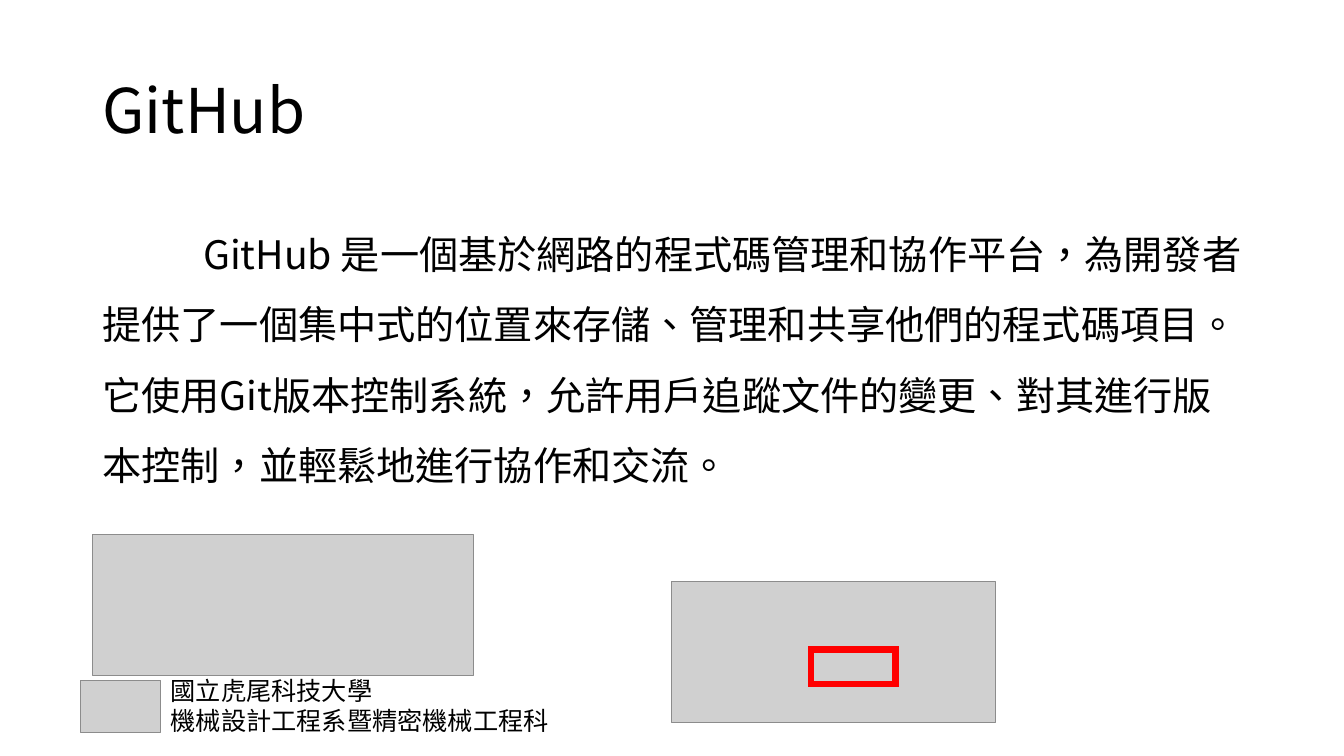
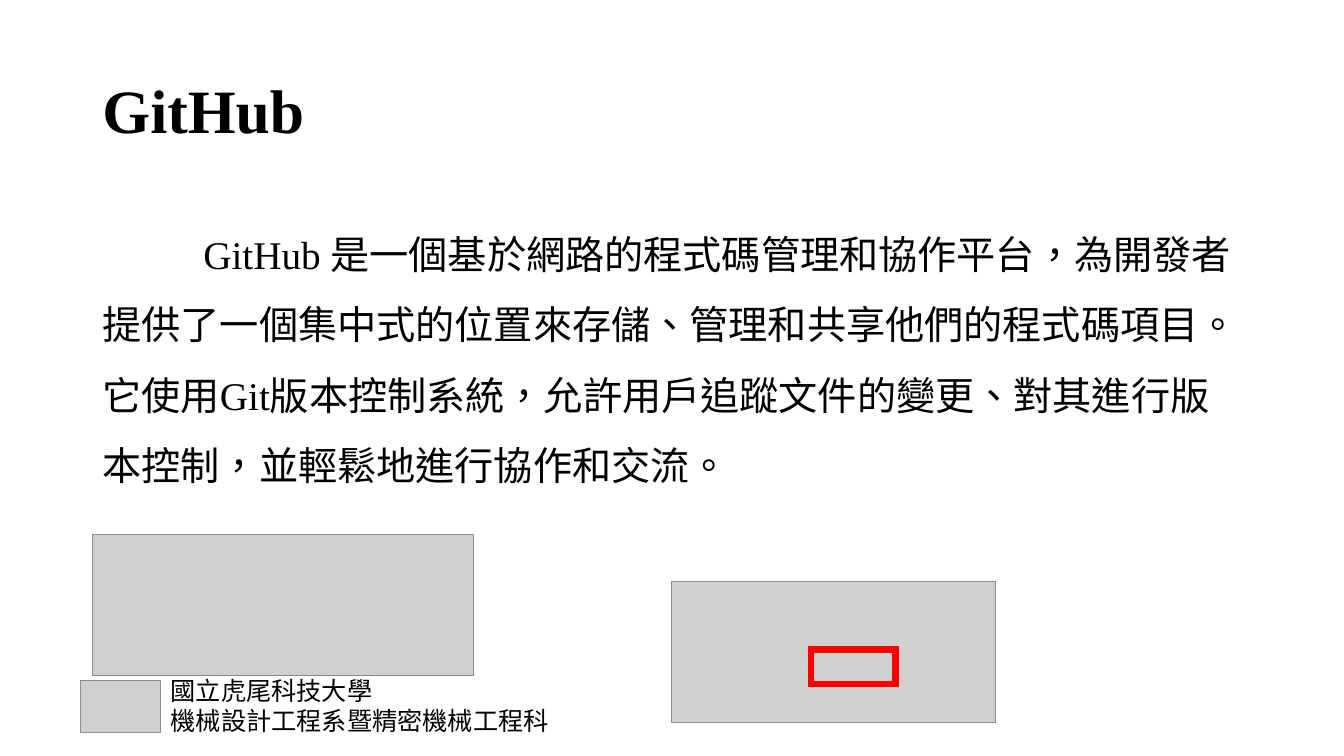
Before and after one commit to snowfall-killer/pj4101, a slide deck: slide 4 of PPT/專題報告PPT.pptx. Drawn at 1344x756 pixels with LibreOffice and Linux fonts; fonts in the diff are those of the drawing; grey boxes stand for pictures. Boxes give left, top, right and bottom in pixels: in the first picture for what was removed or moved away, otherwise in the second. Text is boxed around its words. In the diff, an @@ line names an element or a change of style, - is before the commit and + after.

```diff
--- a/PPT/專題報告PPT.pptx
+++ b/PPT/專題報告PPT.pptx
@@ title "GitHub" at (102,90,304,134): font Noto Sans CJK SC to Times New Roman, bold on @@
@@ text "GitHub 是一個基於網路的程式碼管理和協作平台，為開發者提供了一個集中式的位置來存儲、管理和共享他們的程式碼項目。它 ..." at (102,236,1237,484): font Noto Sans CJK SC to Times New Roman @@
```
Also in this commit, not shown: 19 other slides changed.
